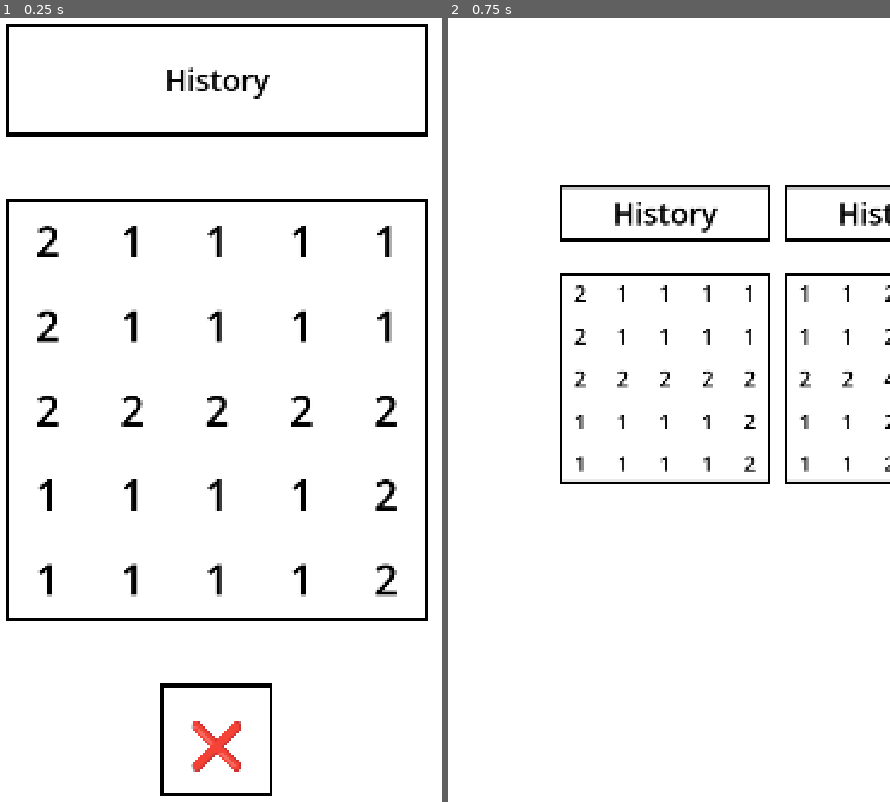
Above: before the commit, frames 1-2 (left to right).
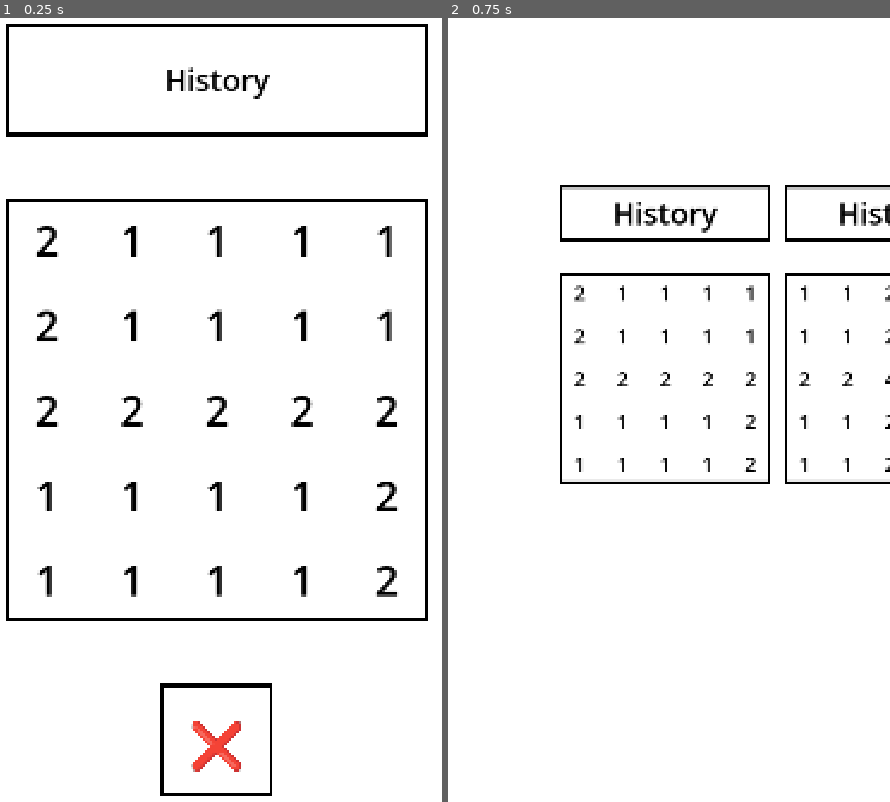
Above: after the commit, the same moments.

Repository: daphneweaver/gcd
Game: Godot game, scene res://main.tscn
Same seed, same stepped clock (60 frames per second), same inputs: the game is played once before the commit and once after it.
Inputs (mouse positions are in pixels of both pictures, inside the frame that each line leads up to):
- Up to frame 1 (0.25 s): no input
- Up to frame 2 (0.75 s): tap Enter at 0.5 s; move the mouse to (664, 739) at 0.52 s; press the mouse at (664, 739) at 0.53 s

The runs differ from the first frame. In frame 1, 1.1% of the frame differs, in the area x 8-91%, y 26-74%; in frame 2, 0.7%.

Commit message:
make numbers selectable

Diff:
--- a/level.gd
+++ b/level.gd
@@ -5,9 +5,8 @@
 @onready var margin_container = $MarginContainer
 @onready var color_rect = $MarginContainer/ColorRect
 @onready var history = $MarginContainer/VBoxContainer/History
-@onready var grid_container = $MarginContainer/VBoxContainer/AspectRatioContainer/Frame/GridContainer
+@onready var puzzle = $MarginContainer/VBoxContainer/AspectRatioContainer/Frame/Puzzle
 
-var number_scene = preload("res://number.tscn")
 var data
 
 func _on_resized() -> void:
@@ -22,23 +21,13 @@
 	if event.is_action_pressed("left_click"):
 		activated.emit(data["level"])
 
-func _on_number_activated(number) -> void:
-	print(number.index)
-
 func set_level(level: int) -> void:
 	var file = FileAccess.open("res://levels/@.json".replace("@", str(level)), FileAccess.READ)
 	var content = file.get_as_text()
 	data = JSON.parse_string(content)
 	data["level"] = level
 
-	grid_container.set_deferred("columns", data["map"][0].size())
-	for y in data["map"].size():
-		for x in data["map"][y].size():
-			var number = number_scene.instantiate()
-			grid_container.add_child(number)
-			number.index = Vector2i(x, y)
-			number.set_number(data["map"][y][x])
-			number.activated.connect(_on_number_activated)
+	puzzle.populate(data["map"])
 
 func enable() -> void:
 	color_rect.mouse_filter = MOUSE_FILTER_IGNORE
--- a/level.tscn
+++ b/level.tscn
@@ -3,6 +3,7 @@
 [ext_resource type="PackedScene" uid="uid://c84a1qkf7e5ms" path="res://placeholder.tscn" id="1_03ub4"]
 [ext_resource type="Script" uid="uid://dbtj15v682rng" path="res://level.gd" id="1_77j1r"]
 [ext_resource type="PackedScene" uid="uid://cgqhsigwkoxdt" path="res://frame.tscn" id="3_oi3di"]
+[ext_resource type="PackedScene" uid="uid://d2yeipe0qk34k" path="res://puzzle.tscn" id="4_0b4ue"]
 
 [node name="Level" type="Control" unique_id=799034316]
 layout_mode = 3
@@ -39,15 +40,8 @@
 [node name="Frame" parent="MarginContainer/VBoxContainer/AspectRatioContainer" unique_id=1640286120 instance=ExtResource("3_oi3di")]
 layout_mode = 2
 
-[node name="GridContainer" type="GridContainer" parent="MarginContainer/VBoxContainer/AspectRatioContainer/Frame" unique_id=132538869]
+[node name="Puzzle" parent="MarginContainer/VBoxContainer/AspectRatioContainer/Frame" unique_id=1657600832 instance=ExtResource("4_0b4ue")]
 layout_mode = 1
-anchors_preset = 15
-anchor_right = 1.0
-anchor_bottom = 1.0
-grow_horizontal = 2
-grow_vertical = 2
-theme_override_constants/h_separation = 0
-theme_override_constants/v_separation = 0
 
 [node name="ColorRect" type="ColorRect" parent="MarginContainer" unique_id=691629389]
 layout_mode = 2
--- a/number.gd
+++ b/number.gd
@@ -9,6 +9,13 @@
 func set_number(number: int):
 	symbol.text = str(number)
 
+func get_number() -> int:
+		return symbol.text.to_int()
+
 func _on_color_rect_gui_input(event: InputEvent) -> void:
 	if event.is_action_pressed("left_click"):
 		activated.emit(self)
+
+func _on_color_rect_mouse_entered() -> void:
+	if Input.is_mouse_button_pressed(MouseButton.MOUSE_BUTTON_LEFT):
+		activated.emit(self)
--- a/number.tscn
+++ b/number.tscn
@@ -27,5 +27,5 @@
 [node name="Symbol" parent="ColorRect" unique_id=207290136 instance=ExtResource("2_4ajyc")]
 layout_mode = 1
 
-[connection signal="resized" from="." to="." method="_on_resized"]
 [connection signal="gui_input" from="ColorRect" to="." method="_on_color_rect_gui_input"]
+[connection signal="mouse_entered" from="ColorRect" to="." method="_on_color_rect_mouse_entered"]
--- /dev/null
+++ b/puzzle.gd
@@ -0,0 +1,45 @@
+extends Control
+
+@onready var grid_container = $GridContainer
+@onready var line2d = $Line2D
+
+var number_scene = preload("res://number.tscn")
+var selection: Array
+
+func _process(_delta: float) -> void:
+		if Input.is_action_just_released("left_click"):
+				process_selection()
+
+func _on_resized() -> void:
+	if line2d:
+		line2d.width = size.x / 80
+
+func _on_number_activated(number) -> void:
+	if selection.size() == 0:
+		selection.append(number)
+	elif selection[-1].index.distance_to(number.index) == 1:
+		if selection.size() > 1 and selection[-2] == number:
+			selection.pop_back()
+		elif number not in selection:
+			selection.append(number)
+	update_line2d()
+
+func populate(array: Array) -> void:
+	grid_container.set_deferred("columns", array[0].size())
+	for y in array.size():
+		for x in array[y].size():
+			var number = number_scene.instantiate()
+			grid_container.add_child(number)
+			number.index = Vector2i(x, y)
+			number.set_number(array[y][x])
+			number.activated.connect(_on_number_activated)
+
+func process_selection() -> void:
+	selection.clear()
+	update_line2d()
+
+func update_line2d() -> void:
+	var points = Array()
+	for number in selection:
+		points.append(number.position + number.size / 2)
+	line2d.points = points
--- /dev/null
+++ b/puzzle.tscn
@@ -0,0 +1,27 @@
+[gd_scene format=3 uid="uid://d2yeipe0qk34k"]
+
+[ext_resource type="Script" uid="uid://c0dxcnso4iokb" path="res://puzzle.gd" id="1_03ub4"]
+
+[node name="Puzzle" type="Control" unique_id=1657600832]
+layout_mode = 3
+anchors_preset = 15
+anchor_right = 1.0
+anchor_bottom = 1.0
+grow_horizontal = 2
+grow_vertical = 2
+size_flags_horizontal = 3
+size_flags_vertical = 3
+script = ExtResource("1_03ub4")
+
+[node name="GridContainer" type="GridContainer" parent="." unique_id=1833487029]
+layout_mode = 1
+anchors_preset = 15
+anchor_right = 1.0
+anchor_bottom = 1.0
+grow_horizontal = 2
+grow_vertical = 2
+
+[node name="Line2D" type="Line2D" parent="." unique_id=463731452]
+default_color = Color(0, 0, 0, 0.49803922)
+
+[connection signal="resized" from="." to="." method="_on_resized"]
